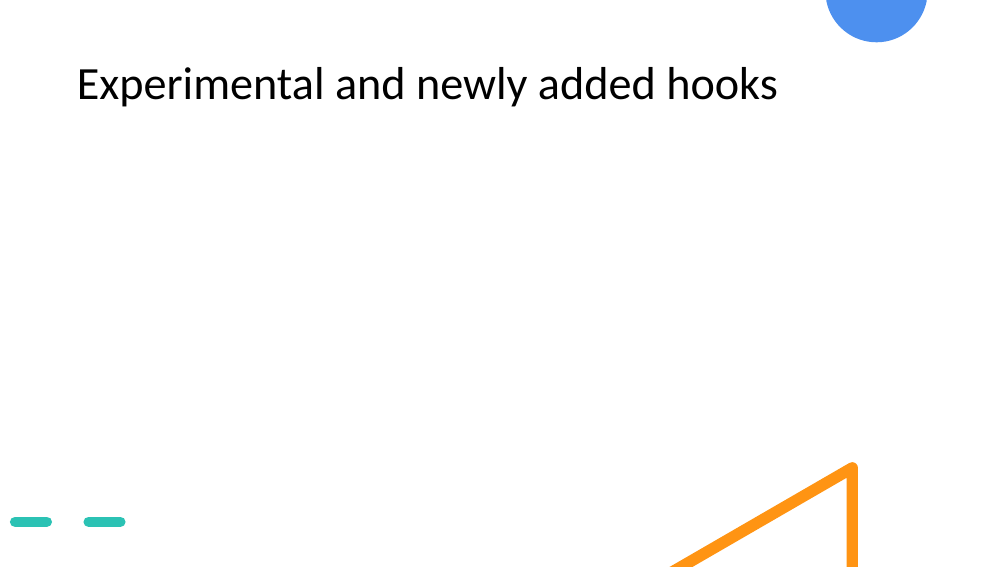
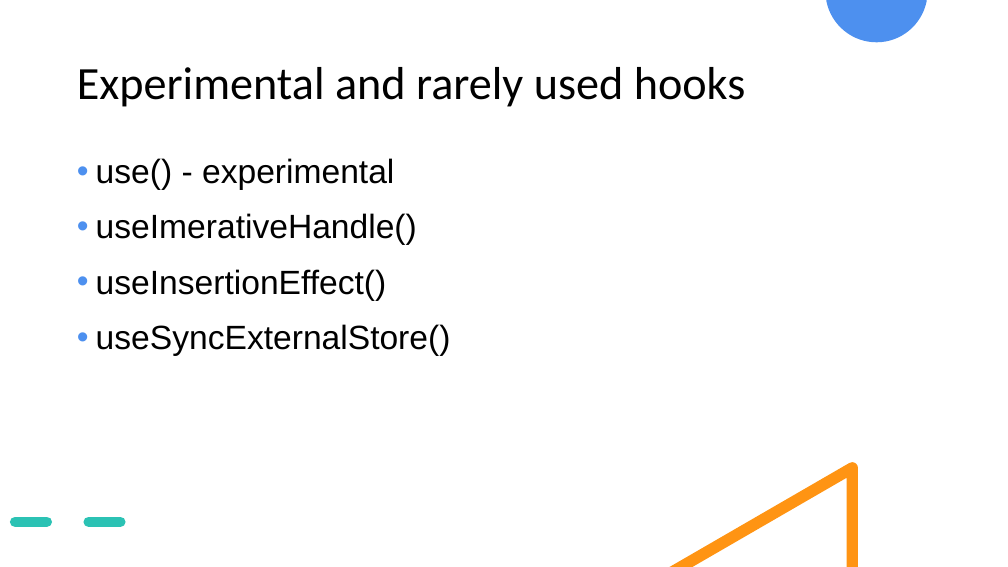
Before and after one commit to ompateldeveloper/learn-react-hooks, a slide deck: slide 11 of React & Hooks.pptx. Drawn at 1008x567 pixels with LibreOffice and Linux fonts; fonts in the diff are those of the drawing. Boxes give left, top, right and bottom in pixels: in the first picture for what was removed or moved away, otherwise in the second. Text is boxed around its words. In the diff, an @@ line names an element or a change of style, - is before the commit and + after.

Commit message:
some hooks added into example

```diff
--- a/React & Hooks.pptx
+++ b/React & Hooks.pptx
@@ title at (77, 67, 746, 107): text changed @@
-Experimental and newly added hooks
+Experimental and rarely used hooks
@@ text added at (96, 158, 451, 356), 32 pt, text #000000 @@
+• use() - experimental
+• useImerativeHandle()
+• useInsertionEffect()
+• useSyncExternalStore()
```
Also in this commit, not shown: 8 slides added, 5 slides removed, 8 other files.
